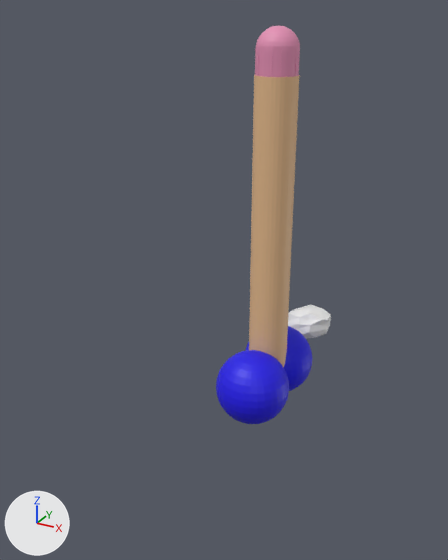
A saved change to the Blender file rock.blend.
Camera for both pictures: a 50 mm camera at (15.2, -36.5, 23.1) aimed at (-0.9, -7.1, 8.4). The axes (+X, +Y, +Z) are drawn at lower left. The lights are the same throughout.
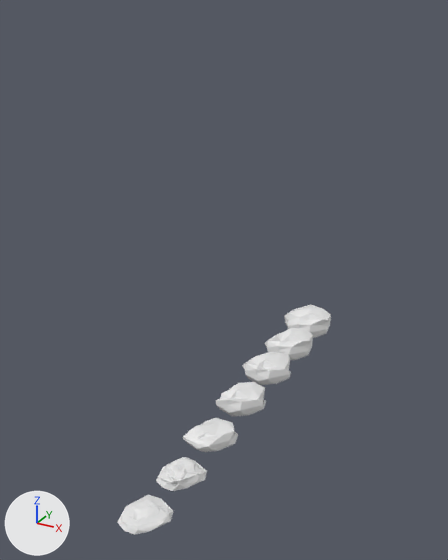
The newer file is also turned or shifted as a whole; pictures and numbers use the older file's frame.

Pixel boxes [x1, y1, x2, y2] of what changed, in the pictures (448 x 560 px):
'Cylinder', deleted
    before: [249, 74, 300, 368]
'Sphere.001', deleted (blue)
    before: [216, 350, 289, 424]
'Sphere.002', deleted (pink)
    before: [255, 25, 300, 77]
'Icosphere.006', added
    after: [117, 495, 173, 535]
'Icosphere.004', added
    after: [183, 418, 238, 452]
'Icosphere.003', added
    after: [216, 382, 266, 416]
'Sphere', deleted (blue)
    before: [245, 326, 312, 391]
'Icosphere.002', added
    after: [242, 352, 291, 385]
'Icosphere.005', added
    after: [156, 457, 207, 491]
'Icosphere.001', added
    after: [265, 328, 313, 360]

Edits to the bpy script that builds the scene:
```text
Add me_icosphere_007:
    me_icosphere_007.from_pydata(...)  # 62 vertices, 100 faces; spans x -0.78..1.04, y -0.94..0.95, z -1.46..-0.19
Add me_icosphere_006:
    me_icosphere_006.from_pydata(...)  # 62 vertices, 100 faces; spans x -0.78..1.04, y -0.95..0.95, z -1.46..0.42
Add me_icosphere_004:
    me_icosphere_004.from_pydata(...)  # 62 vertices, 100 faces; spans x -1.01..1.04, y -1.15..0.99, z -1.35..0.92
Add me_icosphere_003:
    me_icosphere_003.from_pydata(...)  # 62 vertices, 100 faces; spans x -1.01..1.14, y -1.15..0.99, z -1.35..1.7
Add me_icosphere_002:
    me_icosphere_002.from_pydata(...)  # 62 vertices, 100 faces; spans x -1.2..1.14, y -1.15..1.17, z -1.35..1.7
Add me_icosphere_001:
    me_icosphere_001.from_pydata(...)  # 62 vertices, 100 faces; spans x -1.2..1.19, y -1.15..1.17, z -1.35..2.37
Remove ob_sphere:
    ob_sphere = bpy.data.objects.new('Sphere', me_sphere_001)
    ob_sphere.location = (0.0, -0.72, 0.0)
    ob_sphere.scale = (2.44, 2.44, 2.44)
Remove ob_sphere_001:
    ob_sphere_001 = bpy.data.objects.new('Sphere.001', me_sphere_002)
    ob_sphere_001.location = (0.0, -4.88, 0.0)
    ob_sphere_001.scale = (2.44, 2.44, 2.44)
Remove ob_cylinder:
    ob_cylinder = bpy.data.objects.new('Cylinder', me_cylinder)
    ob_cylinder.location = (0.0, -2.6, 9.72)
    ob_cylinder.scale = (1.29, 1.29, 9.87)
Remove ob_sphere_002:
    ob_sphere_002 = bpy.data.objects.new('Sphere.002', me_sphere_003)
    ob_sphere_002.location = (0.01, -2.59, 18.81)
    ob_sphere_002.scale = (1.25, 1.25, 1.25)
Add ob_icosphere_006:
    ob_icosphere_006 = bpy.data.objects.new('Icosphere.006', me_icosphere_007)
    ob_icosphere_006.location = (0.0, -17.24, 0.0)
    ob_icosphere_006.scale = (1.44, 1.44, 0.644)
Add ob_icosphere_005:
    ob_icosphere_005 = bpy.data.objects.new('Icosphere.005', me_icosphere_006)
    ob_icosphere_005.location = (0.0, -13.83, 0.0)
    ob_icosphere_005.scale = (1.44, 1.44, 0.644)
Add ob_icosphere_004:
    ob_icosphere_004 = bpy.data.objects.new('Icosphere.004', me_icosphere_004)
    ob_icosphere_004.location = (0.0, -10.33, 0.0)
    ob_icosphere_004.scale = (1.44, 1.44, 0.644)
Add ob_icosphere_003:
    ob_icosphere_003 = bpy.data.objects.new('Icosphere.003', me_icosphere_003)
    ob_icosphere_003.location = (0.0, -6.41, 0.0)
    ob_icosphere_003.scale = (1.44, 1.44, 0.644)
Add ob_icosphere_002:
    ob_icosphere_002 = bpy.data.objects.new('Icosphere.002', me_icosphere_002)
    ob_icosphere_002.location = (0.0, -2.33, 0.0)
    ob_icosphere_002.scale = (1.44, 1.44, 0.644)
Add ob_icosphere_001:
    ob_icosphere_001 = bpy.data.objects.new('Icosphere.001', me_icosphere_001)
    ob_icosphere_001.location = (0.0, 1.26, 0.0)
    ob_icosphere_001.scale = (1.44, 1.44, 0.644)
```
